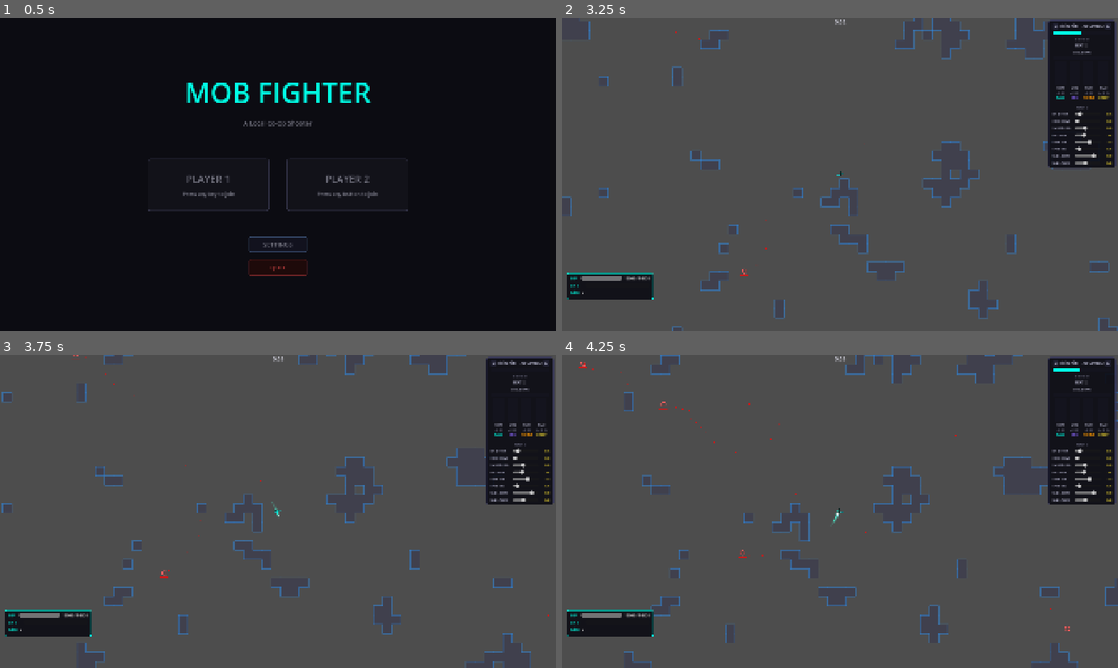
Above: before the commit, frames 1-4 (two rows, left to right).
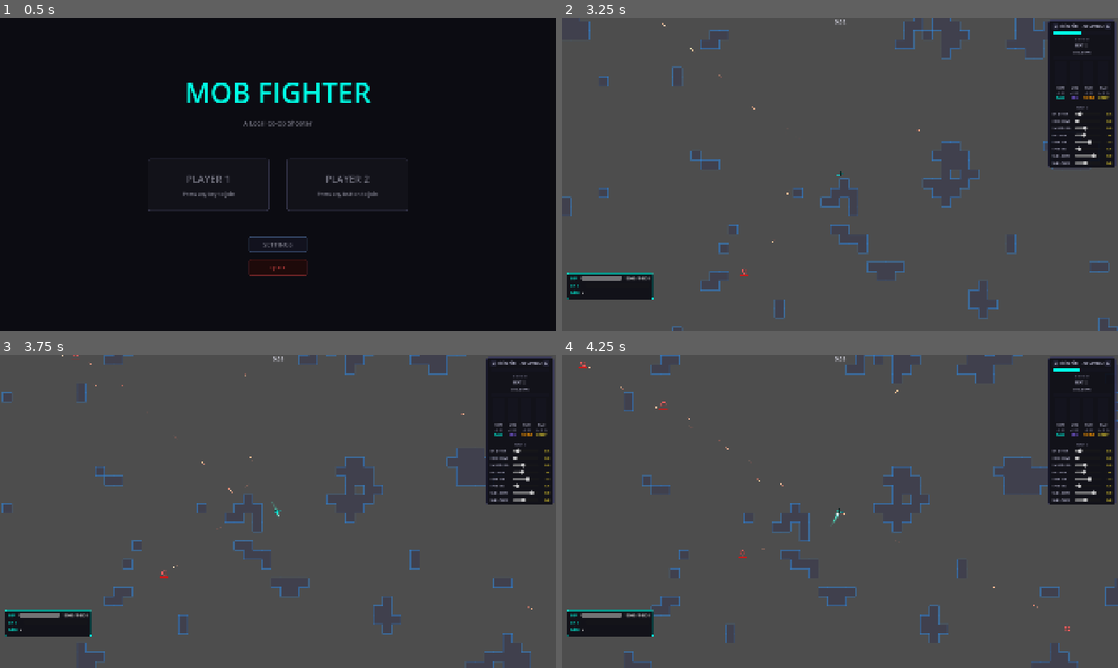
Above: after the commit, the same moments.

Repository: M-E-7/mob-fighter
Game: Godot game, scene res://Levels/MainMenu/MainMenu.tscn
The game is run twice, just before and just after one commit, with the same random seed, the same clock (stepped at 60 frames per second) and the same inputs. Sound files missing from this copy of the repository are replaced by a short silence.
Inputs (mouse positions are in pixels of both pictures, inside the frame that each line leads up to):
- Up to frame 1 (0.5 s): no input
- Up to frame 2 (3.25 s): tap Enter at 0.5 s; move the mouse to (962, 158) at 0.52 s; press the mouse at (962, 158) at 0.53 s; hold Right (ui_right) 0.53-1.25 s; release the mouse at (962, 158) at 1.25 s; drag from (728, 190) to (840, 174) at 1.27 s; move the mouse to (895, 105) at 2.02 s; hold Right (ui_right) 2.03-2.75 s; tap Ctrl at 2.1 s; drag from (812, 237) to (684, 21) at 2.77 s
- Up to frame 3 (3.75 s): move the mouse to (444, 558) at 3.52 s; press the mouse at (444, 558) at 3.53 s; hold Left (ui_left) from 3.53 s (still down)
- Up to frame 4 (4.25 s): keep holding Left (ui_left)

Frame 1 is identical in both runs. In frame 2, less than 0.1% of the frame differs, in the area x 18-65%, y 1-74%; in frame 3, less than 0.1%; in frame 4, less than 0.1%, in the area x 3-88%, y 2-82%.

Commit message:
Replaced bullet ColorRect with laser bolt shader, is now x2 faster

Diff:
--- /dev/null
+++ b/Components/Shaders/laser_bolt.gdshader
@@ -0,0 +1,36 @@
+shader_type canvas_item;
+render_mode blend_add;
+
+uniform vec4 beam_color : source_color = vec4(1.0, 0.15, 0.05, 1.0);
+uniform float brightness : hint_range(0.0, 3.0) = 1.0;
+
+void fragment() {
+	float u = UV.x * 2.0 - 1.0;  // -1..+1 along beam (travel direction)
+	float v = UV.y * 2.0 - 1.0;  // -1..+1 perpendicular
+
+	// Taper both ends into rounded pill caps
+	float length_fade = 1.0 - smoothstep(0.6, 1.0, abs(u));
+
+	float r = abs(v);
+
+	// Core: tight warm-white spine
+	float glow_core = exp(-pow(r / 0.2, 2.0)) * length_fade;
+
+	// Body: main red neon volume
+	float body_r = max(0.001, 0.65 * length_fade);
+	float glow_body = pow(max(0.0, 1.0 - r / body_r), 1.8) * length_fade;
+
+	// Halo: wide soft fringe
+	float glow_halo = pow(max(0.0, 1.0 - r), 4.0) * length_fade;
+
+	// Keep channel values in reasonable range — additive blending handles brightness
+	vec3 col_core = vec3(1.0, 0.7, 0.5);
+	vec3 col_body = beam_color.rgb;
+	vec3 col_halo = beam_color.rgb * 0.3;
+
+	vec3 light = col_core * glow_core
+	           + col_body * glow_body
+	           + col_halo * glow_halo;
+
+	COLOR = vec4(light * brightness, 1.0);
+}
--- a/Entities/LivingEntity/livingEntity.gd
+++ b/Entities/LivingEntity/livingEntity.gd
@@ -22,7 +22,7 @@
 @export_group("Shooting Settings")
 @export var fire_rate: float = 5.0
 @export var bullet_damage: float = 10.0
-@export var bullet_speed: float = 500.0
+@export var bullet_speed: float = 1000.0
 
 var last_attacker: LivingEntity
 
--- a/Entities/Projectiles/bullet.gd
+++ b/Entities/Projectiles/bullet.gd
@@ -2,7 +2,7 @@
 class_name Bullet
 ## Projectile that travels in a direction and deals damage on contact
 
-var speed: float = 500.0
+var speed: float = 1000.0
 var damage: float = 10.0
 var direction: Vector2 = Vector2.ZERO
 var source: Node2D
@@ -12,7 +12,7 @@
 	position += direction * speed * delta
 
 
-func setup(dir: Vector2, dmg: float, src: Node2D, spd: float = 500.0) -> void:
+func setup(dir: Vector2, dmg: float, src: Node2D, spd: float = 1000.0) -> void:
 	direction = dir.normalized()
 	damage = dmg
 	source = src
--- a/Entities/Projectiles/bullet.tscn
+++ b/Entities/Projectiles/bullet.tscn
@@ -1,9 +1,18 @@
 [gd_scene format=3 uid="uid://bw4k36ug8v1ji"]
 
 [ext_resource type="Script" uid="uid://cub4tw3u2o8n" path="res://Entities/Projectiles/bullet.gd" id="1_bullet"]
+[ext_resource type="Shader" path="res://Components/Shaders/laser_bolt.gdshader" id="2_shader"]
 
 [sub_resource type="CircleShape2D" id="CircleShape2D_1"]
 radius = 2.0
+
+[sub_resource type="ShaderMaterial" id="ShaderMaterial_1"]
+shader = ExtResource("2_shader")
+shader_parameter/beam_color = Color(1, 0.15, 0.05, 1)
+shader_parameter/brightness = 1.0
+
+[sub_resource type="QuadMesh" id="QuadMesh_1"]
+size = Vector2(20, 5)
 
 [node name="Bullet" type="Area2D" unique_id=1719329206]
 collision_mask = 3
@@ -12,12 +21,9 @@
 [node name="CollisionShape2D" type="CollisionShape2D" parent="." unique_id=1646644829]
 shape = SubResource("CircleShape2D_1")
 
-[node name="ColorRect" type="ColorRect" parent="." unique_id=62478633]
-offset_left = -2.0
-offset_top = -2.0
-offset_right = 2.0
-offset_bottom = 2.0
-color = Color(0.8, 0.1, 0.1, 1)
+[node name="BeamMesh" type="MeshInstance2D" parent="." unique_id=62478634]
+mesh = SubResource("QuadMesh_1")
+material = SubResource("ShaderMaterial_1")
 
 [connection signal="area_entered" from="." to="." method="_on_area_entered"]
 [connection signal="body_entered" from="." to="." method="_on_body_entered"]
Not shown, added: Components/Shaders/laser_bolt.gdshader.uid
Not shown, changed: CLAUDE.md
